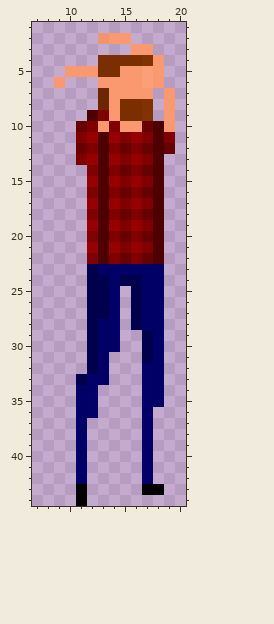
File history of a pixel-art sprite, AIEGameProject/bin/textures/Player Sprites/LumberjackUp.png. Above is the file before it was changed.
The file is 240x360 pixels, drawn in blocks of 8x8; one block is one cell here. Shown: x 7..20, y 1..44.
Now the later version:
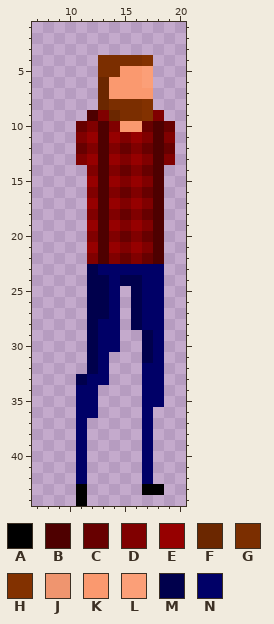
Palette (. is transparent): A #000000  B #4e0000  C #670000  D #800000  E #960000  F #6b2700  G #7b2e00  H #823100  J #ef956f  K #fa996f  L #fb9f78  M #00004c  N #000067
Change:
@@ x 7..20 @@
  1 ..............
- 2 ......JKK.....
- 3 .........KK...
- 4 ......GGGGHK..
- 5 ...KKKGGKKLK..
- 6 ..K...KKKKLK..
- 7 ......FKKKK.K.
- 8 ......FKGGH.K.
- 9 .....BDKGGH.K.
-10 ....CDKDKKCBK.
+ 2 ..............
+ 3 ..............
+ 4 ......GGGGH...
+ 5 ......GGKKL...
+ 6 ......FKKKL...
+ 7 ......FKKKK...
+ 8 ......FGGGH...
+ 9 .....BDFGGHD..
+10 ....CDBDKKCBC.
 11 ....DEBEDEDBD.
 12 ....CDBDCDCBC.
-13 ....DEBEDEDB..
+13 ....DEBEDEDBD.
 14 .....DBDCDCB..
Where, in picture pixels (left, top, right, bottom), the same in both pictures:
changed: (54, 33, 175, 165)
